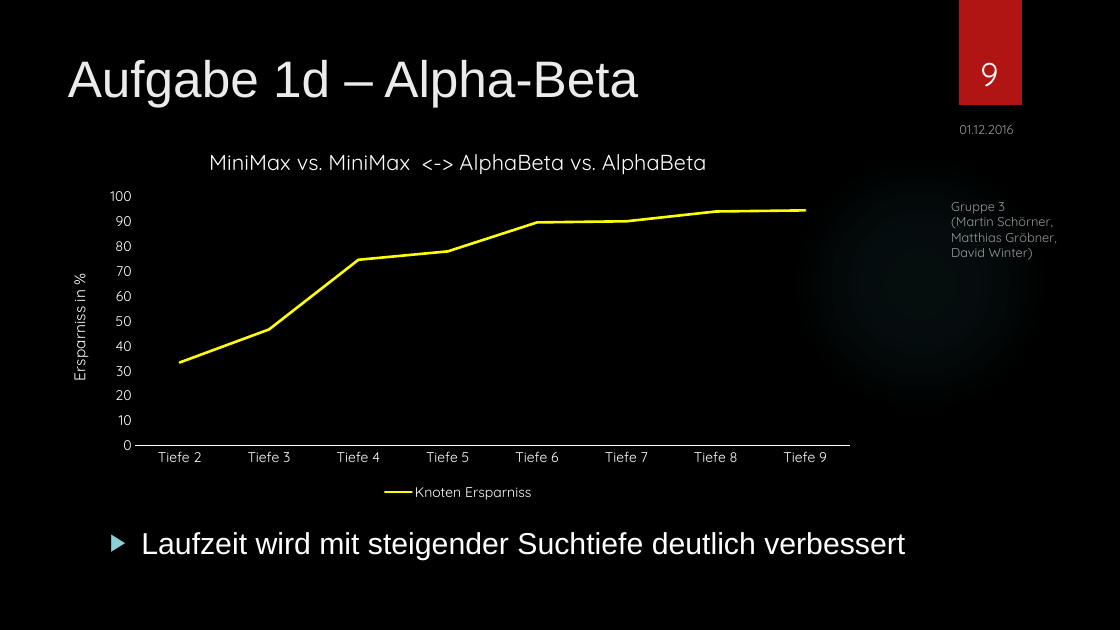
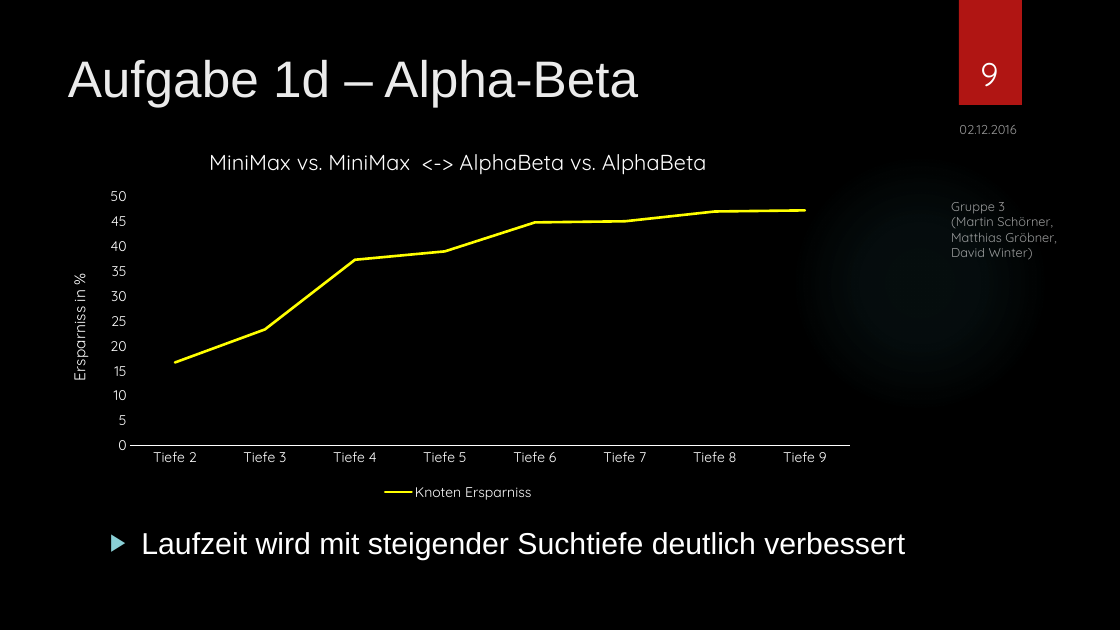
Before and after one commit to SOAS-Uni-Augsburg/ws16-17-group-03, a slide deck: slide 9 of Blatt-06/Präsentation.pptx. Drawn at 1120x630 pixels with LibreOffice and Linux fonts; fonts in the diff are those of the drawing; background and template pictures are left out. Boxes give left, top, right and bottom in pixels: in the first picture for what was removed or moved away, otherwise in the second. Text is boxed around its words. In the diff, an @@ line names an element or a change of style, - is before the commit and + after.

```diff
--- a/Blatt-06/Präsentation.pptx
+++ b/Blatt-06/Präsentation.pptx
@@ line chart at [50, 133, 866, 504] @@
-Knoten Ersparniss: 33, 47, 75, 78, 90, 90, 94, 94
+Knoten Ersparniss: 17, 23, 37, 39, 45, 45, 47, 47
@@ text at [959, 125, 1016, 134]: text changed @@
-01.12.2016
+02.12.2016
```
Also in this commit, not shown: 17 other slides changed, 2 other files.
